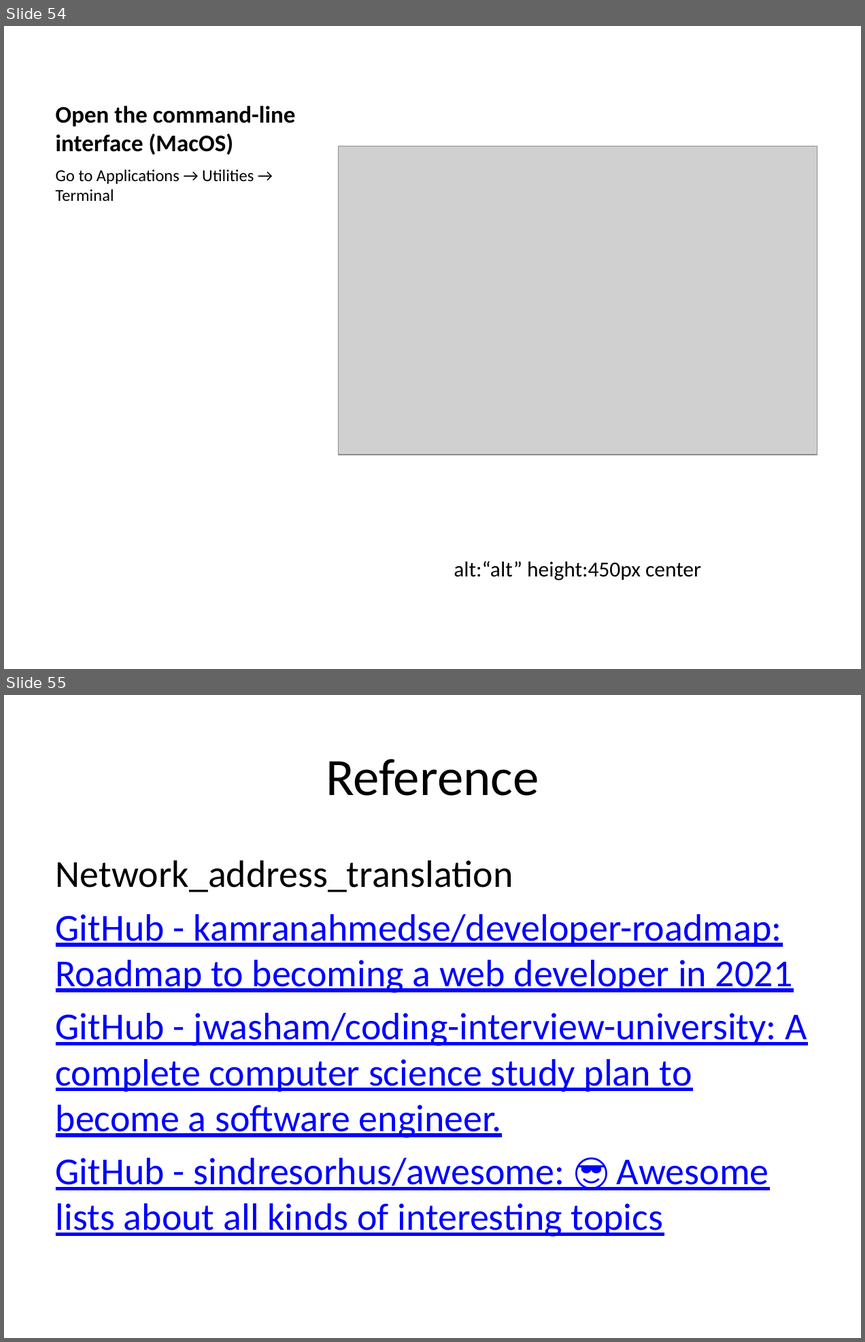
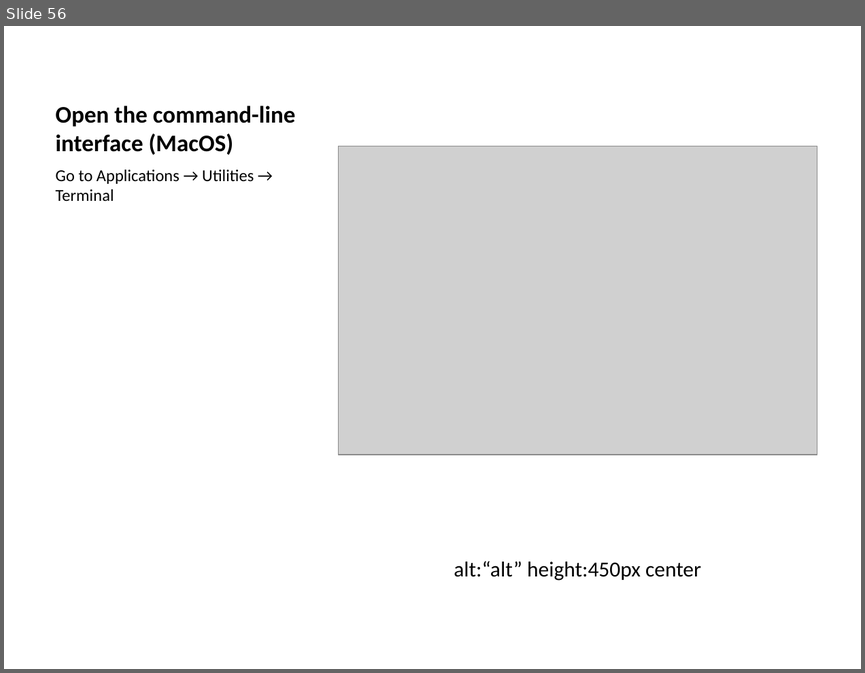
Before and after one commit to ucoruh/ce103-algorithms-and-programming-I, a slide deck: docs/week-1-intro/ce103-week-1-intro.en.md_word.pptx. Shown one above the other, each under a label of ours: slides 54 and 55 before the commit, slide 56 after it. The pictures are 865x1342 and 865x673 pixels, drawn with LibreOffice and Linux fonts; fonts in the diff are those of the drawing; grey boxes stand for pictures. Boxes give left, top, right and bottom in pixels: in the first picture for what was removed or moved away, otherwise in the second. Text is boxed around its words. In the diff, an @@ line names an element or a change of style, - is before the commit and + after.

```diff
--- a/docs/week-1-intro/ce103-week-1-intro.en.md_word.pptx
+++ b/docs/week-1-intro/ce103-week-1-intro.en.md_word.pptx
@@ slide 55 removed at (4, 695, 861, 1338), background #FFFFFF @@
@@ title removed at (326, 759, 538, 796) @@
-Reference
@@ text removed at (56, 860, 807, 1236) @@
-Network_address_translation
-GitHub - kamranahmedse/developer-roadmap: Roadmap to becoming a web developer in 2021
-GitHub - jwasham/coding-interview-university: A complete computer science study plan to become a software engineer.
-GitHub - sindresorhus/awesome: 😎 Awesome lists about all kinds of interesting topics
@@ what was slide 54 is now slide 56 @@
```
Also in this commit, not shown: 3 slides changed, 95 slides added, 1 other slide removed, 11 other files.
